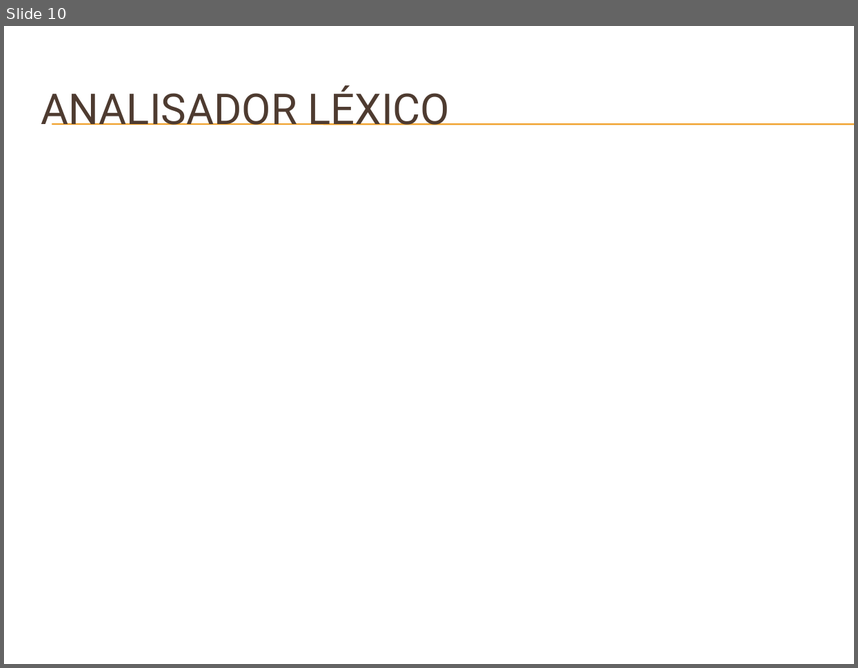
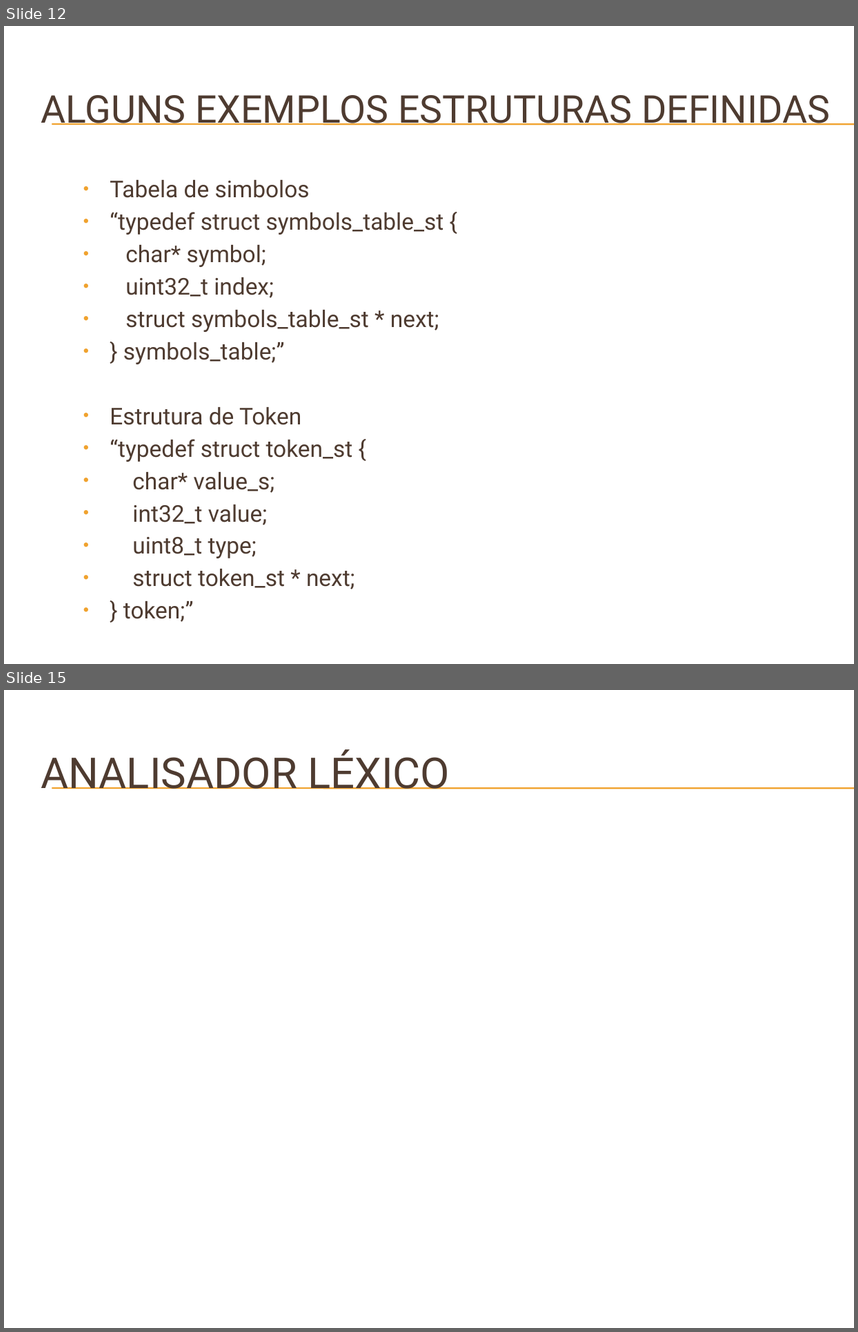
Before and after one commit to badershs/mips-assembler-unb, a slide deck: doc/Apresentação do GMAG – Software Básico.pptx. Shown one above the other, each under a label of ours: slide 10 before the commit, slides 12 and 15 after it; the slides between them are not shown. The pictures are 858x668 and 858x1332 pixels, drawn with LibreOffice and Linux fonts; fonts in the diff are those of the drawing; background and template pictures are left out. Boxes give left, top, right and bottom in pixels: in the first picture for what was removed or moved away, otherwise in the second. Text is boxed around its words. In the diff, an @@ line names an element or a change of style, - is before the commit and + after.

```diff
--- a/doc/Apresentação do GMAG – Software Básico.pptx
+++ b/doc/Apresentação do GMAG – Software Básico.pptx
@@ slide 12 added at <box>4,26,854,664</box>, background picture (left out); not listed: 2 template elements that a slide beside it also shows @@
@@ title added at <box>41,95,831,125</box>, 32.4 pt, text #4E3B30 @@
+ALGUNS EXEMPLOS ESTRUTURAS DEFINIDAS
@@ text added at <box>110,180,444,589</box>, 19.6 pt, text #4E3B30 @@
+  • Tabela de simbolos
+  • “typedef struct symbols_table_st {
+  • char* symbol;
+  • uint32_t index;
+  • struct symbols_table_st * next;
+  • } symbols_table;”
+  • Estrutura de Token
+  • “typedef struct token_st {
+  • char* value_s;
+  • int32_t value;
+  • uint8_t type;
+  • struct token_st * next;
+  • } token;”
@@ what was slide 10 is now slide 15 @@
```
Also in this commit, not shown: 2 slides changed, 15 other slides added, 15 slides removed.
